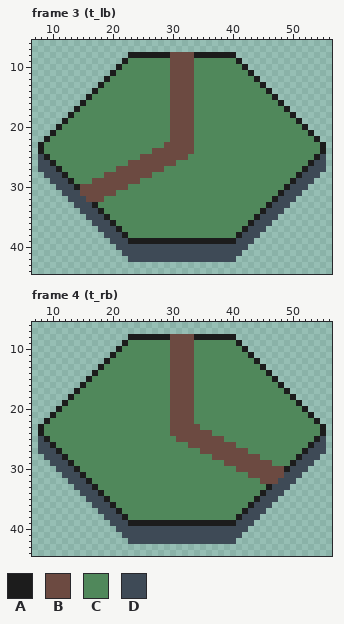
File history of a pixel-art file, assets/world/tiles.aseprite. The first picture shows the starting point.
64x48 pixels, 4 frames. Shown: frame 3 (t_lb): x 7..56, y 6..44; frame 4 (t_rb): x 7..56, y 6..44. The commit also changed other frames, which this record leaves out.
Palette (. is transparent): A #1c1c1c  B #6c4a41  C #50885b  D #3e4a56
The result:
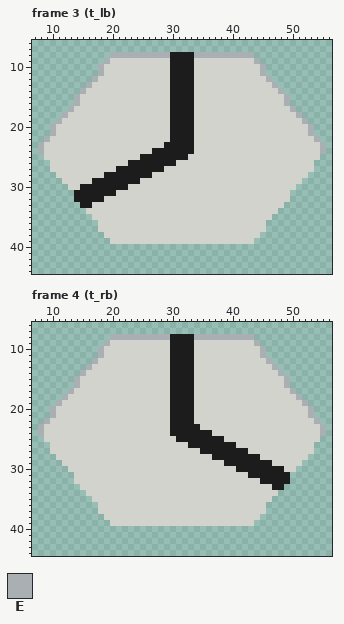
Colours new in this view: E #aaafb3
Log entry: Updated to hex tile type
Diff:
colour C: #50885b -> #d2d3cd
Changed rows in their new state; - is a pixel that keeps its letter.
Frame 3 (t_lb), layers "track", "base_tile":
first column x 8:
 8 ------------EEEEEEEEEEAAAAEEEEEEEEEE------------
 9 -----------ECCC-------AAAA-------CCCE-----------
10 ----------ECCC--------AAAA--------CCCE----------
11 ----------ECC---------AAAA---------CCE----------
12 ---------ECC----------AAAA----------CCE---------
13 --------ECC-----------AAAA-----------CCE--------
14 -------ECC------------AAAA------------CCE-------
15 ------ECC-------------AAAA-------------CCE------
16 ------EC--------------AAAA--------------CE------
17 -----EC---------------AAAA---------------CE-----
18 ----EC----------------AAAA----------------CE----
19 ---EC-----------------AAAA-----------------CE---
20 --EC------------------AAAA------------------CE--
21 --E-------------------AAAA-------------------E--
22 -E--------------------AAAA--------------------E-
23 E--------------------AAAAA---------------------E
24 E------------------AAAAAAA---------------------E
25 .C---------------AAAAAAAA---------------------C.
26 ..C------------AAAAAAAA----------------------C..
27 ..CC---------AAAAAAAA-----------------------CC..
28 -..CC------AAAAAAAA------------------------CC..-
29 --..CC---AAAAAAAA-------------------------CC..--
30 ---..CCAAAAAAAA--------------------------CC..---
31 ----..AAAAAAA---------------------------CC..----
32 -----.AAAAA----------------------------CCC.-----
33 ------.AAC----------------------------CCC.------
34 -------.CCC--------------------------CCC.-------
35 --------.CCC------------------------CCC.--------
36 ---------.CCC----------------------CCC.---------
37 ----------CCCC--------------------CCCC----------
38 -----------CCCC------------------CCCC-----------
39 ------------CCCCCCCCCCCCCCCCCCCCCCCC------------
40 -------------......................-------------
41 --------------....................--------------
42 ---------------..................---------------
Frame 4 (t_rb), layers "track", "base_tile":
first column x 8:
 8 ------------EEEEEEEEEEAAAAEEEEEEEEEE------------
 9 -----------ECCC-------AAAA-------CCCE-----------
10 ----------ECCC--------AAAA--------CCCE----------
11 ----------ECC---------AAAA---------CCE----------
12 ---------ECC----------AAAA----------CCE---------
13 --------ECC-----------AAAA-----------CCE--------
14 -------ECC------------AAAA------------CCE-------
15 ------ECC-------------AAAA-------------CCE------
16 ------EC--------------AAAA--------------CE------
17 -----EC---------------AAAA---------------CE-----
18 ----EC----------------AAAA----------------CE----
19 ---EC-----------------AAAA-----------------CE---
20 --EC------------------AAAA------------------CE--
21 --E-------------------AAAA-------------------E--
22 -E--------------------AAAA--------------------E-
23 E---------------------AAAAA--------------------E
24 E---------------------AAAAAAA------------------E
25 .C---------------------AAAAAAAA---------------C.
26 ..C----------------------AAAAAAAA------------C..
27 ..CC-----------------------AAAAAAAA---------CC..
28 -..CC------------------------AAAAAAAA------CC..-
29 --..CC-------------------------AAAAAAAA---CC..--
30 ---..CC--------------------------AAAAAAAACC..---
31 ----..CC---------------------------AAAAAAA..----
32 -----.CCC----------------------------AAAAA.-----
33 ------.CCC----------------------------CAA.------
34 -------.CCC--------------------------CCC.-------
35 --------.CCC------------------------CCC.--------
36 ---------.CCC----------------------CCC.---------
37 ----------CCCC--------------------CCCC----------
38 -----------CCCC------------------CCCC-----------
39 ------------CCCCCCCCCCCCCCCCCCCCCCCC------------
40 -------------......................-------------
41 --------------....................--------------
42 ---------------..................---------------
Pixel boxes of the changes (left, top, right, bottom) in both pictures:
changed: (38, 52, 326, 262)
changed: (38, 334, 326, 544)
